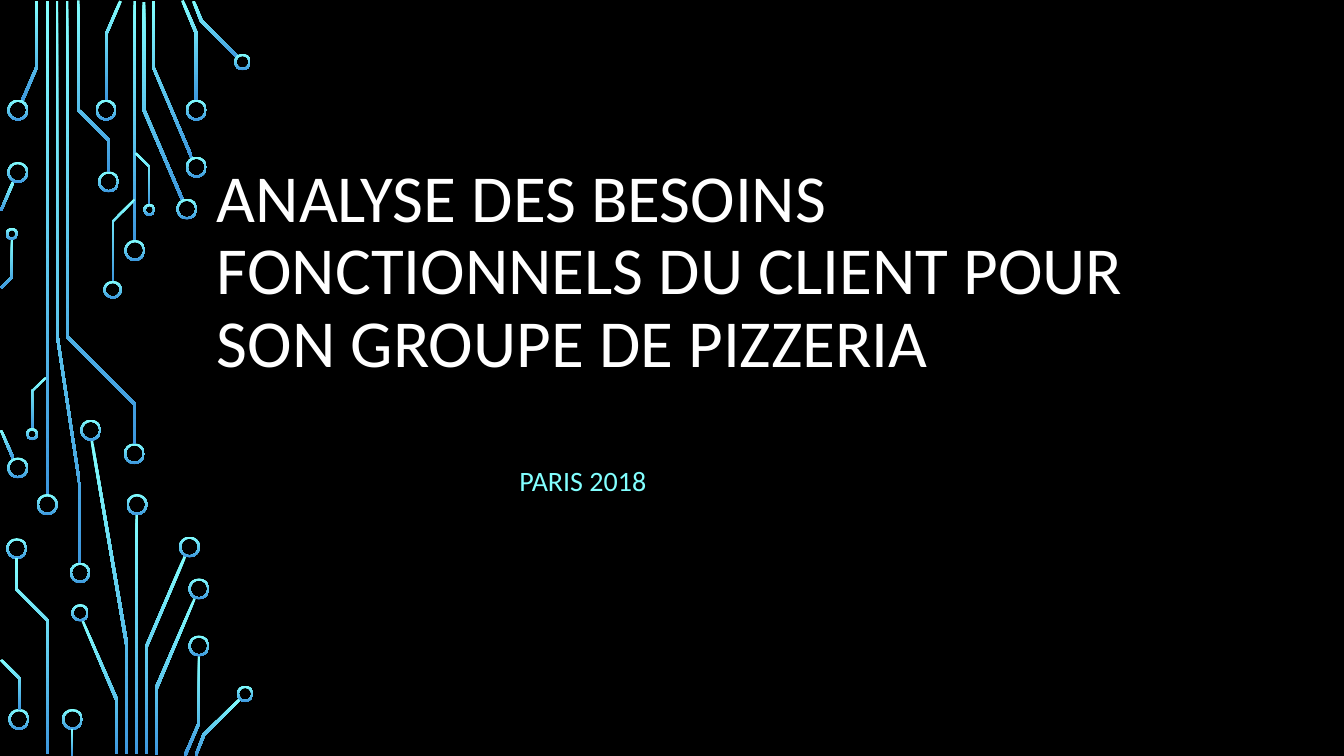
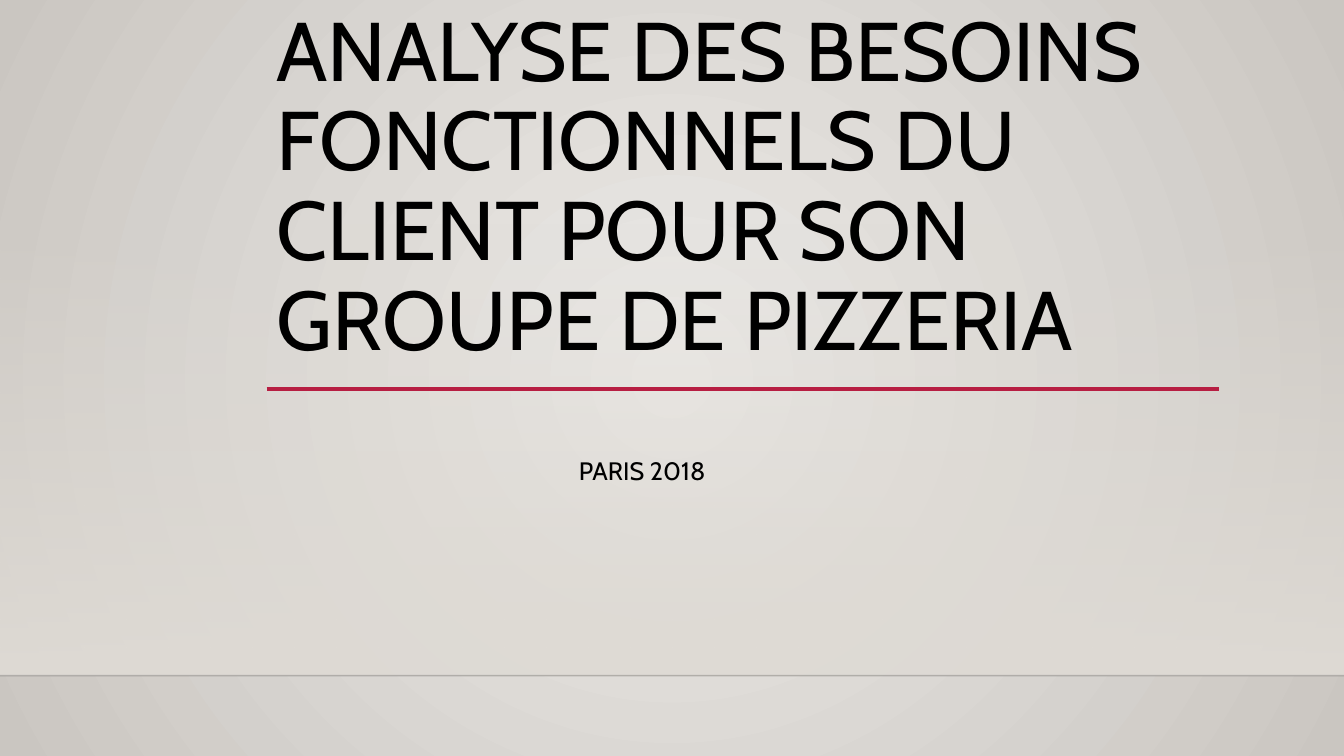
Before and after one commit to Habib-Bah/Projet4, a slide deck: slide 1 of Présentation Pour OC PIZZA.pptx. Drawn at 1344x756 pixels with LibreOffice and Linux fonts; fonts in the diff are those of the drawing; background and template pictures are left out. Boxes give left, top, right and bottom in pixels: in the first picture for what was removed or moved away, otherwise in the second. Text is boxed around its words. In the diff, an @@ line names an element or a change of style, - is before the commit and + after.

```diff
--- a/Présentation Pour OC PIZZA.pptx
+++ b/Présentation Pour OC PIZZA.pptx
@@ background picture (left out) to gradient #ECEAE7 to #CAC7C1 @@
@@ title "ANALYSE DES BESOINS FONCTIONNELS DU ...": place and size @@
-title "ANALYSE DES BESOINS FONCTIONNELS DU ..." at box(217, 178, 1122, 368)
+title "ANALYSE DES BESOINS FONCTIONNELS DU ..." at box(277, 21, 1143, 351)
@@ title "ANALYSE DES BESOINS FONCTIONNELS DU ..." at box(277, 21, 1143, 351): size 48 to 59.4 pt, font Calibri to Cabin, text colour #FFFFFF to #000000 @@
@@ rectangle added at box(0, 223, 1344, 676), fill gradient #DFDBD5 @@
@@ subtitle "PARIS 2018": place and size @@
-subtitle "PARIS 2018" at box(519, 472, 646, 492)
+subtitle "PARIS 2018" at box(579, 462, 705, 481)
@@ subtitle "PARIS 2018" at box(579, 462, 705, 481): size 20 to 18 pt, font Calibri to Cabin, text colour #82FFFF to #000000 @@
@@ line added from (266, 389) to (1219, 389), #B71E42 2.5 pt @@
@@ group removed at box(0, 0, 254, 756): 50 freeform shapes, 4 rectangles @@
@@ line added from (0, 676) to (1344, 676), #000001 1 pt @@
```
Also in this commit, not shown: 2 other slides changed, 4 slides added, 13 slides removed, 7 other files.
